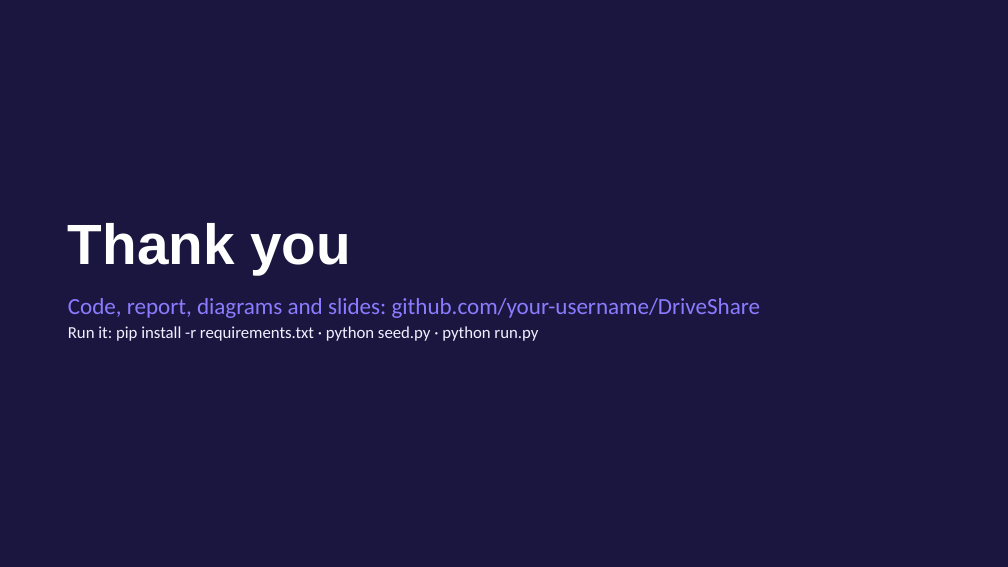
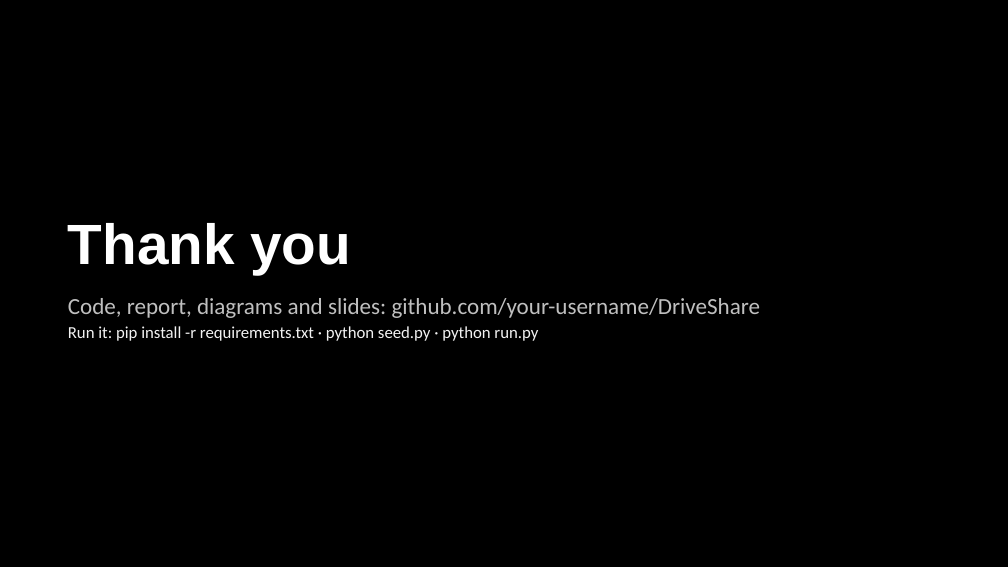
Before and after one commit to dheyaa-create/Term-Project-Cis-476-001, a slide deck: slide 17 of docs/DriveShare_Presentation.pptx. Drawn at 1008x567 pixels with LibreOffice and Linux fonts; fonts in the diff are those of the drawing. Boxes give left, top, right and bottom in pixels: in the first picture for what was removed or moved away, otherwise in the second. Text is boxed around its words. In the diff, an @@ line names an element or a change of style, - is before the commit and + after.

```diff
--- a/docs/DriveShare_Presentation.pptx
+++ b/docs/DriveShare_Presentation.pptx
@@ background #1B1640 to #000000 @@
@@ text "Code, report, diagrams and slides: ..." at (68,298,761,341): text colour #8A7BFF to #BFBFBF in "Code, report, diagrams and slides: github.com/your-username/ ..."; text colour #F1EFFF to #F2F2F2 in "Run it: pip install -r requirements.txt · ..." @@
```
Also in this commit, not shown: 16 other slides changed, 1 other file.
